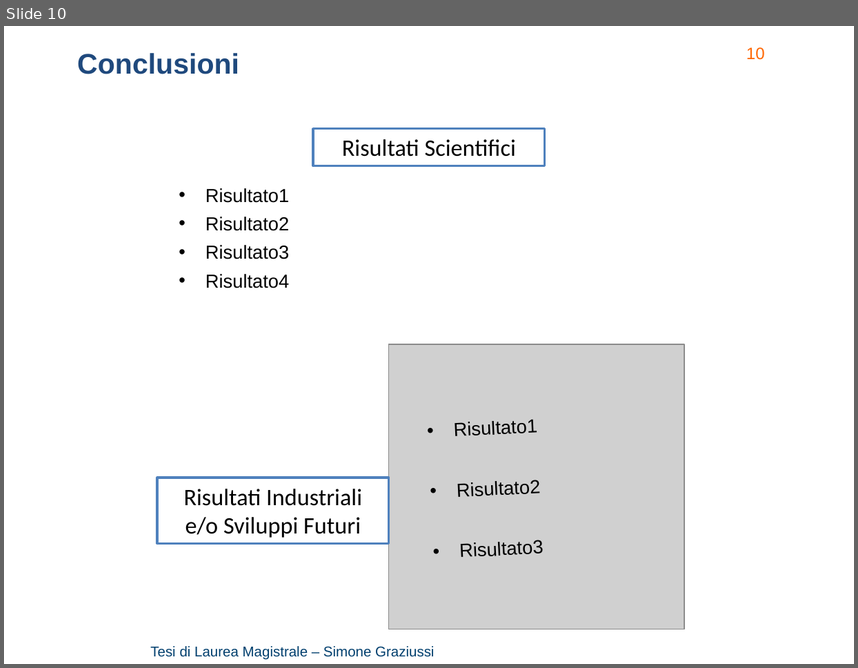
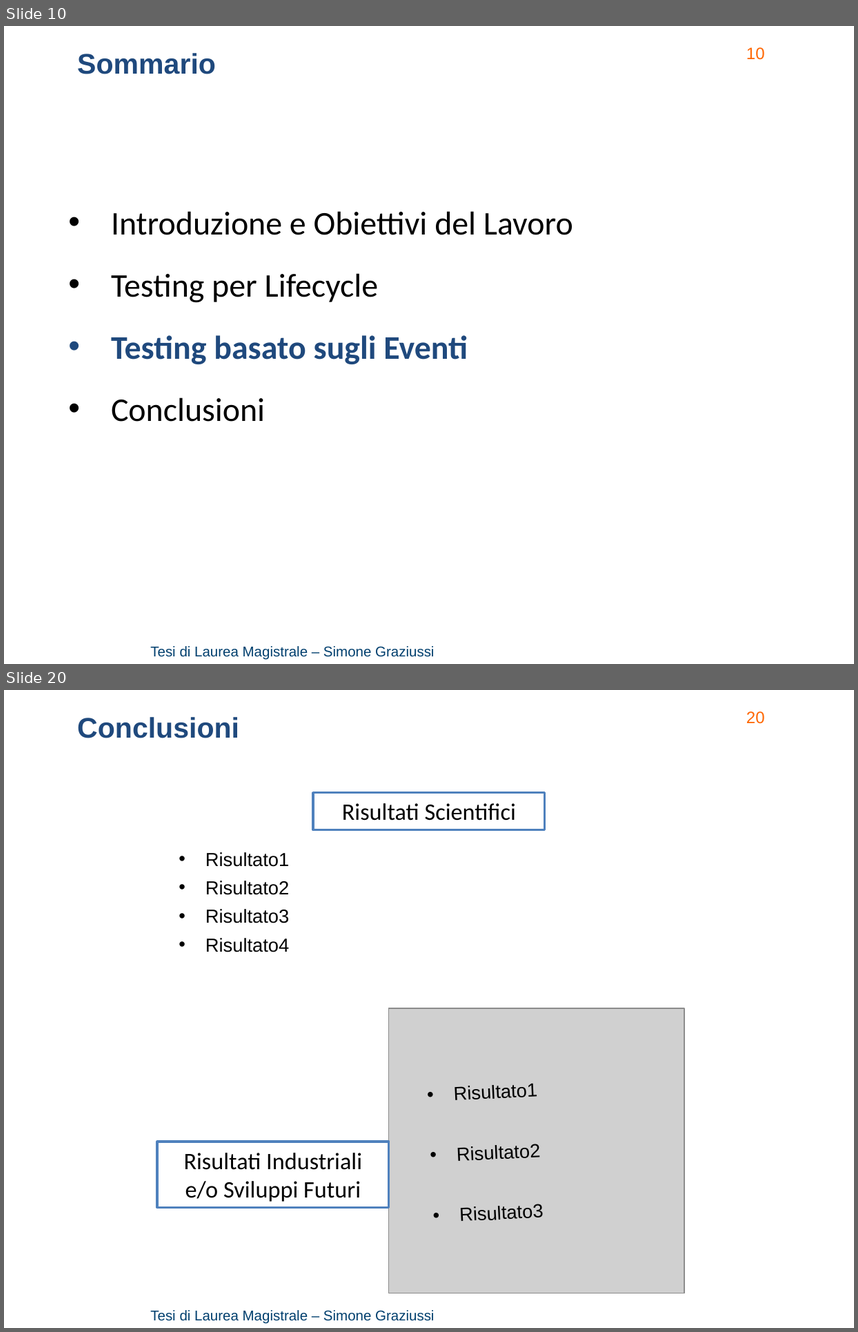
Before and after one commit to Simone3/Thesis, a slide deck: Presentation/Presentation.pptx. Shown one above the other, each under a label of ours: slide 10 before the commit, slides 10 and 20 after it; the slides between them are not shown. The pictures are 858x668 and 858x1332 pixels, drawn with LibreOffice and Linux fonts; fonts in the diff are those of the drawing; grey boxes stand for pictures; background and template pictures are left out. Boxes give left, top, right and bottom in pixels: in the first picture for what was removed or moved away, otherwise in the second. Text is boxed around its words. In the diff, an @@ line names an element or a change of style, - is before the commit and + after.

```diff
--- a/Presentation/Presentation.pptx
+++ b/Presentation/Presentation.pptx
@@ slide 10 added at (x1=4, y1=26, x2=854, y2=664), background picture (left out); not listed: 2 template elements that a slide beside it also shows @@
@@ text added at (x1=77, y1=53, x2=216, y2=74), 24 pt, text #1F497D, bold @@
+Sommario
@@ text added at (x1=111, y1=211, x2=573, y2=421), 28 pt, text #000000 @@
+• Introduzione e Obiettivi del Lavoro
+• Testing per Lifecycle
+• Testing basato sugli Eventi
+• Conclusioni
@@ what was slide 10 is now slide 20 @@
@@ page number at (x1=746, y1=711, x2=765, y2=724): text changed @@
-10
+20
```
Also in this commit, not shown: 9 other slides added, 1 other file.
